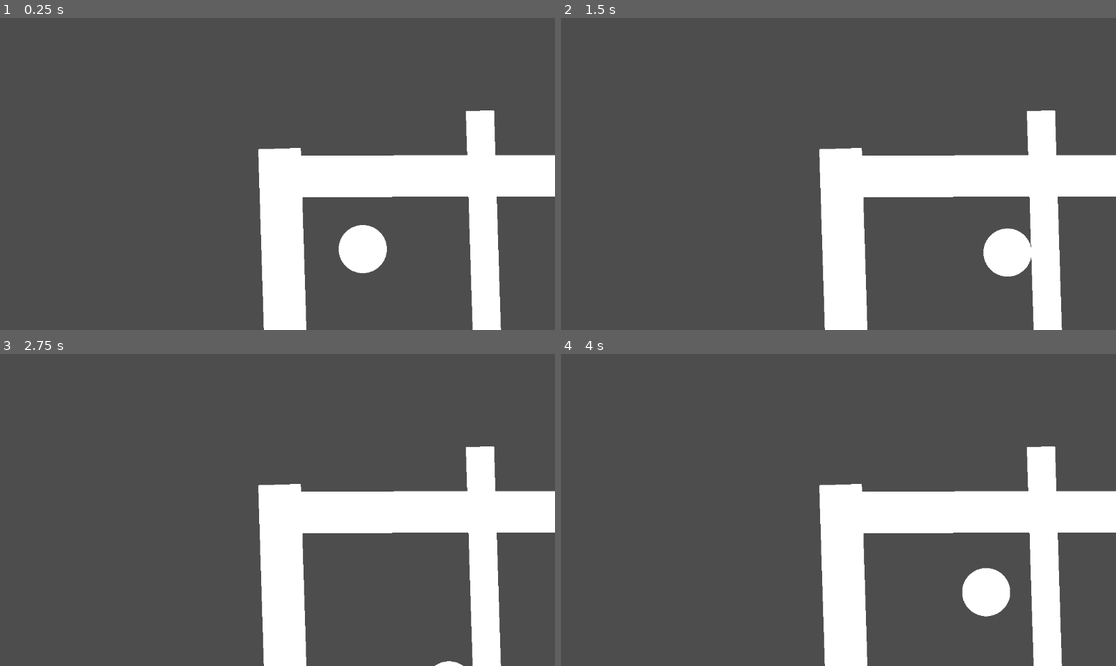
Above: before the commit, frames 1-4 (two rows, left to right).
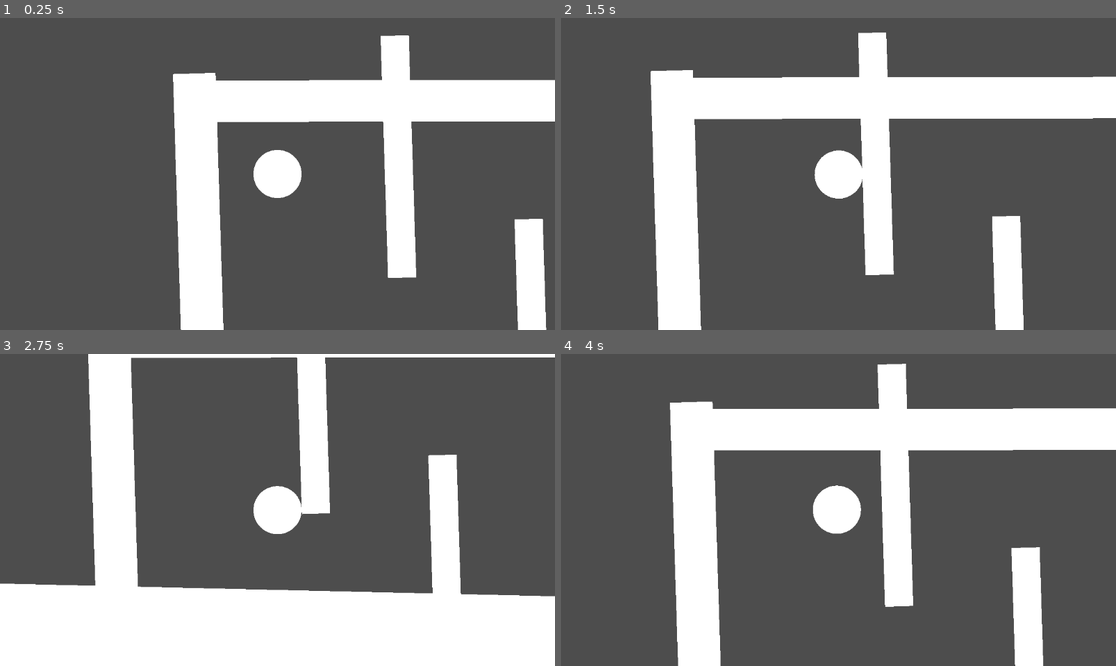
Above: after the commit, the same moments.

Repository: mjshsgamedev/the-game
Game: Godot game, scene res://Maps/DemoLevel.tscn
Same seed, same stepped clock (60 frames per second), same inputs: the game is played once before the commit and once after it. Before the commit the project starts from res://DemoLevel.tscn.
Inputs:
- Up to frame 1 (0.25 s): no input
- Up to frame 2 (1.5 s): tap Enter at 0.5 s; hold Right (mov_right) 0.53-1.28 s; hold Down (mov_down) from 1.28 s (still down)
- Up to frame 3 (2.75 s): release Down (mov_down) at 2.03 s; hold Right (mov_right) from 2.03 s (still down)
- Up to frame 4 (4 s): release Right (mov_right) at 2.78 s; hold Up (mov_up) 2.78-3.53 s; hold Left (mov_left) from 3.53 s (still down)

The runs differ from the first frame. In frame 1, 32% of the frame differs, in the area x 31-100%, y 5-100%; in frame 2, 32%; in frame 3, 40%, in the area x 0-100%, y 0-100%; in frame 4, 32%.

Commit message:
add cam movement (fr this time)

Diff:
--- a/Camera/Camera.gd
+++ b/Camera/Camera.gd
@@ -1,9 +1,6 @@
 extends Camera2D
 
 var plr : RigidBody2D;
-
-const deadzone : float = 0.01;
-const speed : float = 0.1;
 
 func _ready():
 	plr = Game.plr;
@@ -12,8 +9,4 @@
 	if(!plr):
 		push_error("no player was assigned by Game.gd!!!");
 		return;
-
-	#if absf(self.position.x - self.position.y) > deadzone:
-	#	if self.position.x > plr.position.x: self.position.x -= speed;
-	#	else: self.position.x += speed;
-	#self.position.x +=
+	self.position = (self.position + plr.position) / 2;
Not shown: 1 places in Maps/DemoLevel.tscn that only renumber resources
